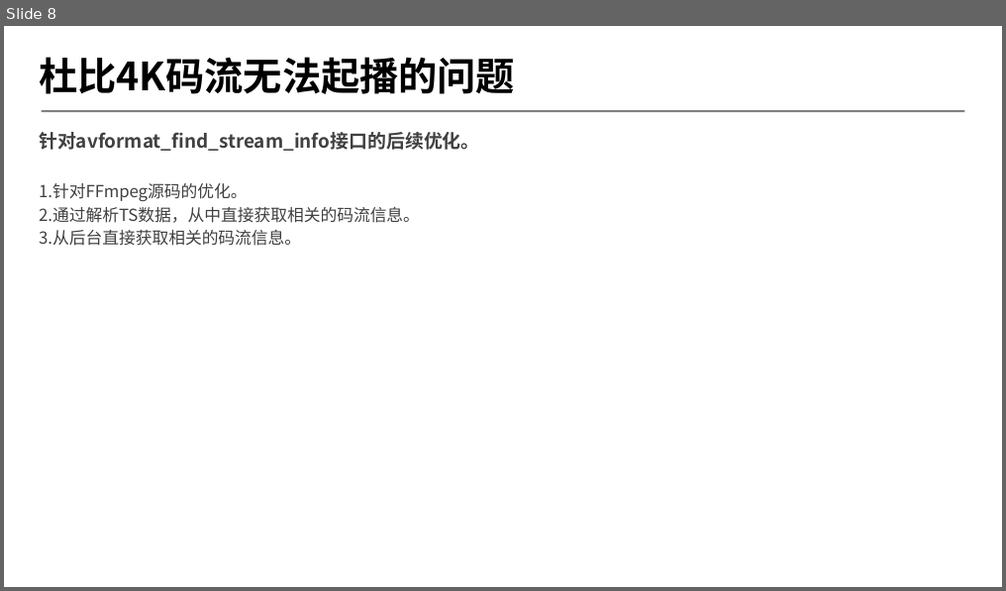
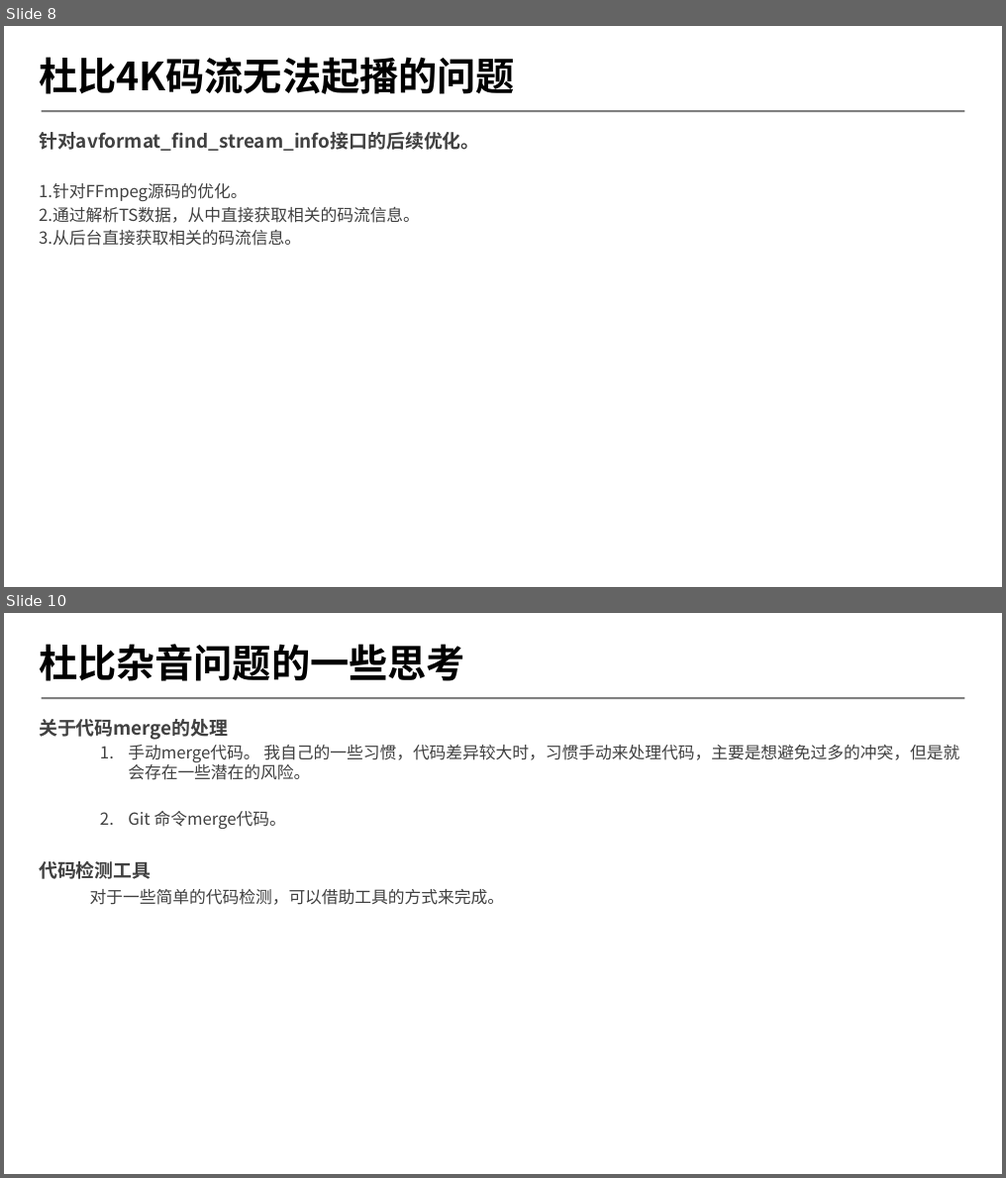
Before and after one commit to byrgyj/Document, a slide deck: ISO_IEC_Document/mpegts/ppt/2018-第四季度季度会报告.pptx. Shown one above the other, each under a label of ours: slide 8 before the commit, slides 8 and 10 after it; the slides between them are not shown. The pictures are 1006x591 and 1006x1178 pixels, drawn with LibreOffice and Linux fonts; fonts in the diff are those of the drawing; background and template pictures are left out. Boxes give left, top, right and bottom in pixels: in the first picture for what was removed or moved away, otherwise in the second. Text is boxed around its words. In the diff, an @@ line names an element or a change of style, - is before the commit and + after.

```diff
--- a/ISO_IEC_Document/mpegts/ppt/2018-第四季度季度会报告.pptx
+++ b/ISO_IEC_Document/mpegts/ppt/2018-第四季度季度会报告.pptx
@@ slide 10 added at [4,613,1002,1174], background #FFFFFF; not listed: 1 template element that a slide beside it also shows @@
@@ title added at [39,644,465,681], 37.3 pt, text #000000, bold @@
+杜比杂音问题的一些思考
@@ text added at [39,719,959,905], 16 pt, text #404040 @@
+关于代码merge的处理
+  1. 手动merge代码。 我自己的一些习惯，代码差异较大时，习惯手动来处理代码，主要是想避免过多的冲突，但是就会存在一些潜在的风险。
+  2. Git 命令merge代码。
+代码检测工具
+对于一些简单的代码检测，可以借助工具的方式来完成。
```
Also in this commit, not shown: 6 slides changed, 1 other slide added.
